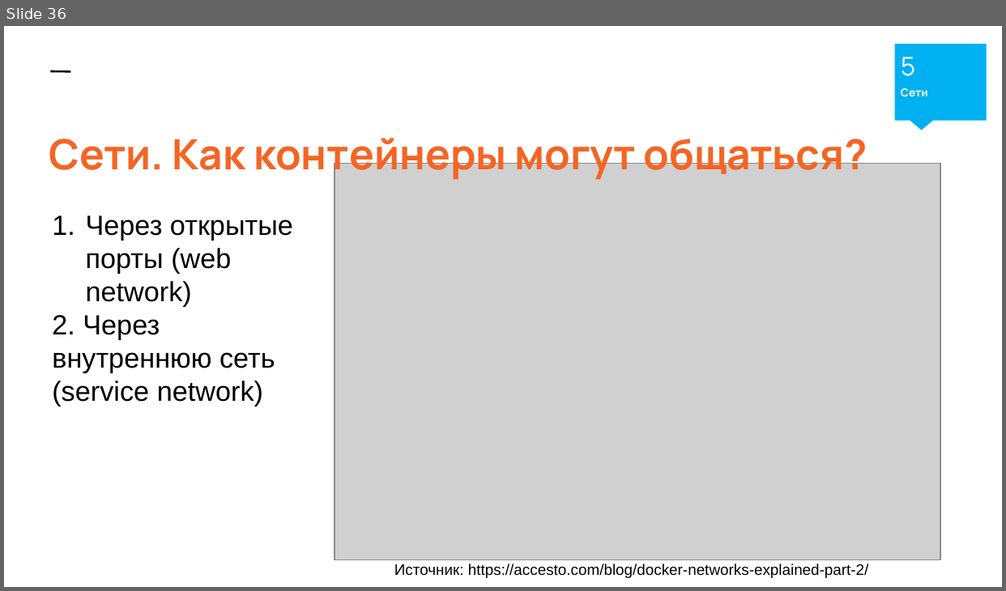
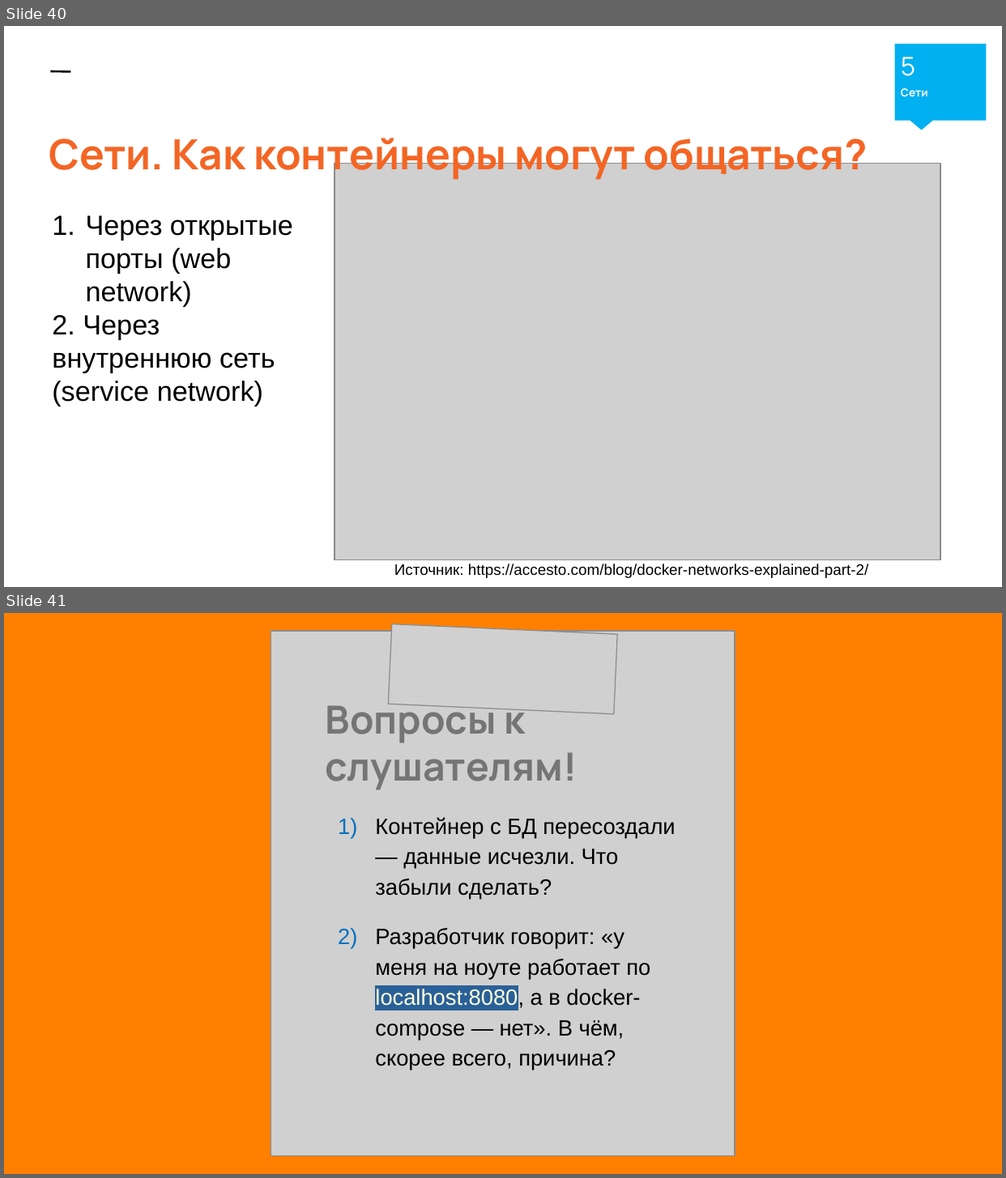
Before and after one commit to maks2199/SELabs-Docker, a slide deck: docs/260425_Docker_презентация.pptx. Shown one above the other, each under a label of ours: slide 36 before the commit, slides 40 and 41 after it. The pictures are 1006x591 and 1006x1178 pixels, drawn with LibreOffice and Linux fonts; fonts in the diff are those of the drawing; grey boxes stand for pictures. Boxes give left, top, right and bottom in pixels: in the first picture for what was removed or moved away, otherwise in the second. Text is boxed around its words. In the diff, an @@ line names an element or a change of style, - is before the commit and + after.

```diff
--- a/docs/260425_Docker_презентация.pptx
+++ b/docs/260425_Docker_презентация.pptx
@@ slide 41 added at box(4, 613, 1002, 1174), background #FF8000 @@
@@ picture added at box(270, 631, 735, 1157) @@
@@ picture added at box(389, 624, 617, 714) @@
@@ text added at box(326, 698, 577, 790), 28 pt, text #757575, bold @@
+Вопросы к слушателям!
@@ text added at box(375, 817, 675, 1071), 16 pt, text #000000 @@
+1) Контейнер с БД пересоздали — данные исчезли. Что забыли сделать?
+2) Разработчик говорит: «у меня на ноуте работает по localhost:8080, а в docker-compose — нет». В чём, скорее всего, причина?
@@ what was slide 36 is now slide 40 @@
```
Also in this commit, not shown: 1 slide changed, 5 other slides added, 5 other files.
